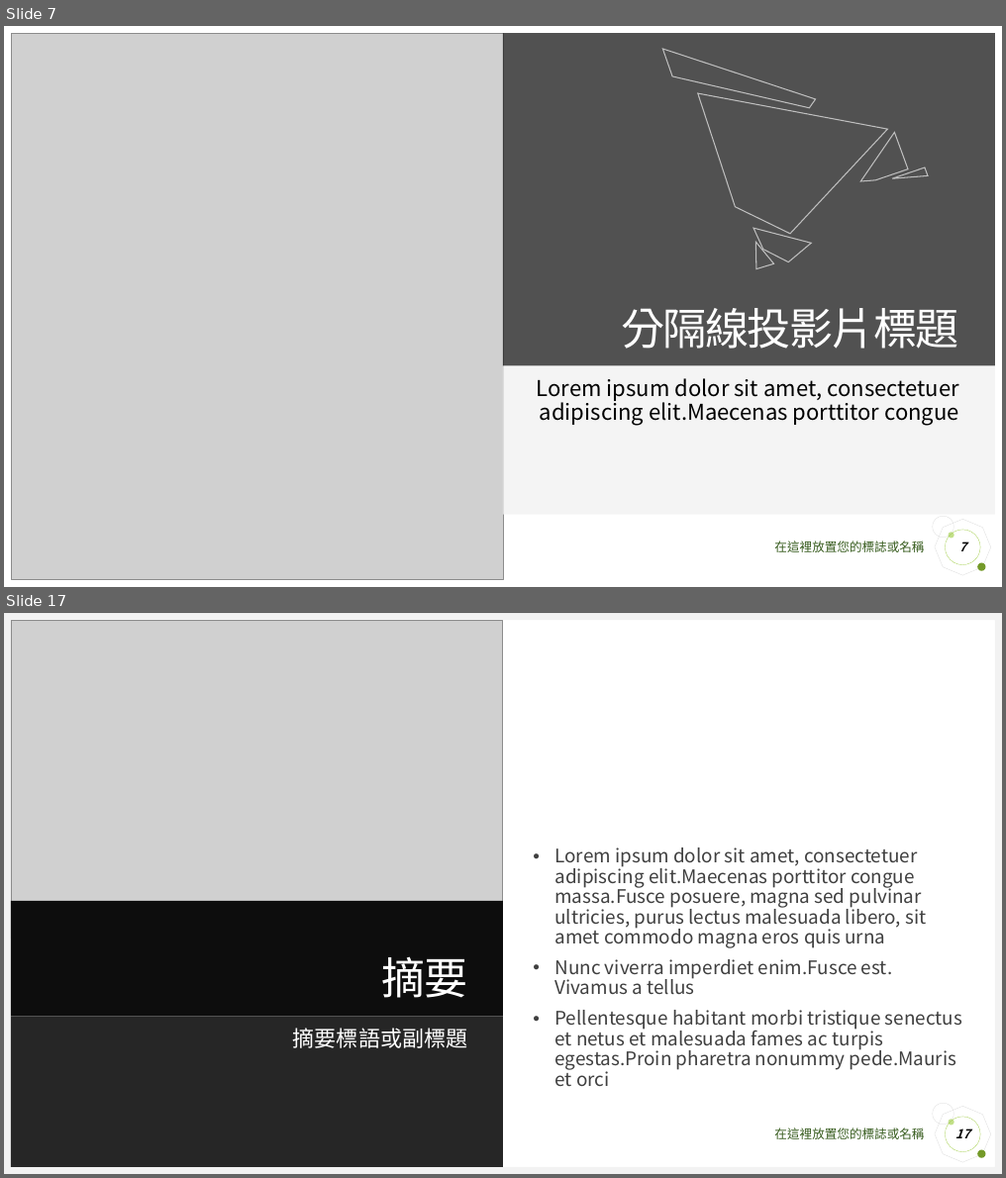
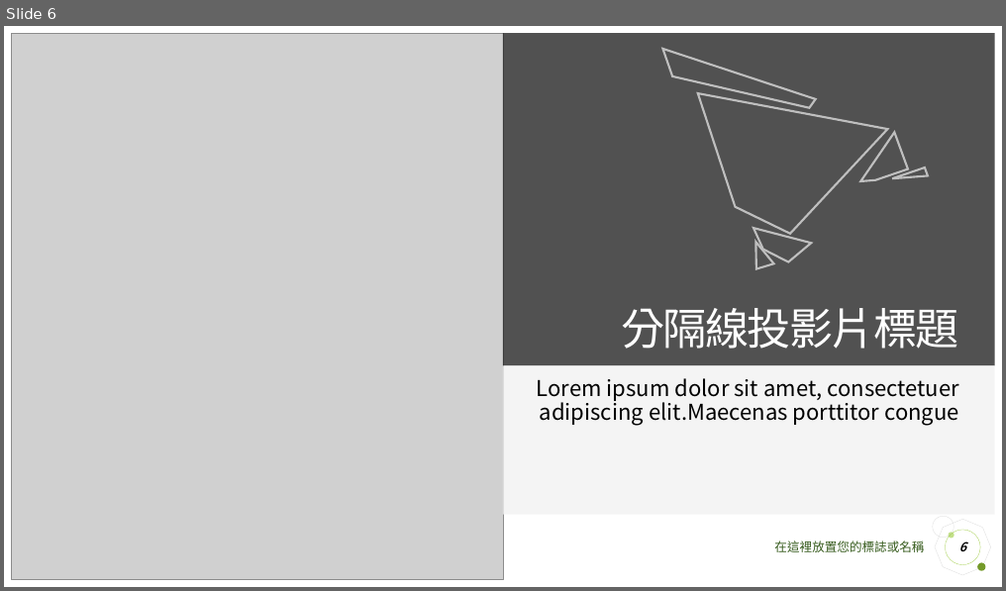
Before and after one commit to xrick/TeacherAssist_V2, a slide deck: backend/data/templates/modern_clean.pptx. Shown one above the other, each under a label of ours: slides 7 and 17 before the commit, slide 6 after it; the slides between them are not shown. The pictures are 1006x1178 and 1006x591 pixels, drawn with LibreOffice and Linux fonts; fonts in the diff are those of the drawing; grey boxes stand for pictures. Boxes give left, top, right and bottom in pixels: in the first picture for what was removed or moved away, otherwise in the second. Text is boxed around its words. In the diff, an @@ line names an element or a change of style, - is before the commit and + after.

```diff
--- a/backend/data/templates/modern_clean.pptx
+++ b/backend/data/templates/modern_clean.pptx
@@ slide 17 removed at [4, 613, 1002, 1174], background #FFFFFF; not listed: 4 template elements that a slide beside it also shows @@
@@ rectangle removed at [4, 613, 1002, 620] @@
@@ rectangle removed at [4, 613, 11, 1174] @@
@@ picture removed at [11, 620, 503, 938] @@
@@ rectangle removed at [996, 613, 1002, 1174] @@
@@ text removed at [554, 848, 962, 1086] @@
-• Lorem ipsum dolor sit amet, consectetuer adipiscing elit.Maecenas porttitor congue massa.Fusce posuere, magna sed pulvinar ultricies, purus lectus malesuada libero, sit amet commodo magna eros quis urna
-• Nunc viverra imperdiet enim.Fusce est.
-  Vivamus a tellus
-• Pellentesque habitant morbi tristique senectus et netus et malesuada fames ac turpis egestas.Proin pharetra nonummy pede.Mauris et orci
@@ title removed at [11, 901, 503, 1017] @@
-摘要
@@ subtitle removed at [11, 1017, 503, 1167] @@
-摘要標語或副標題
@@ page number removed at [945, 1117, 980, 1152] @@
-17
@@ text removed at [774, 1128, 924, 1140] @@
-在這裡放置您的標誌或名稱
@@ rectangle removed at [4, 1167, 1002, 1174] @@
@@ what was slide 7 is now slide 6 @@
@@ slide 6 changed as well @@
@@ freeform shape at [662, 26, 818, 146]: outline #BFBFBF 1 pt to #BFBFBF 2 pt; outline redrawn @@
@@ freeform shape at [698, 41, 910, 248]: outline #BFBFBF 1 pt to #BFBFBF 2 pt; outline redrawn @@
@@ outline #BFBFBF 1 pt to #BFBFBF 2 pt in 4 elements at [743, 242, 774, 274], [747, 216, 812, 268], [893, 159, 931, 188], [860, 127, 917, 193] @@
@@ octagon at [929, 514, 996, 581]: proportions changed @@
@@ page number at [959, 542, 966, 552]: text changed @@
-7
+6
```
Also in this commit, not shown: 6 other slides changed, 10 other slides removed, 39 other files.
